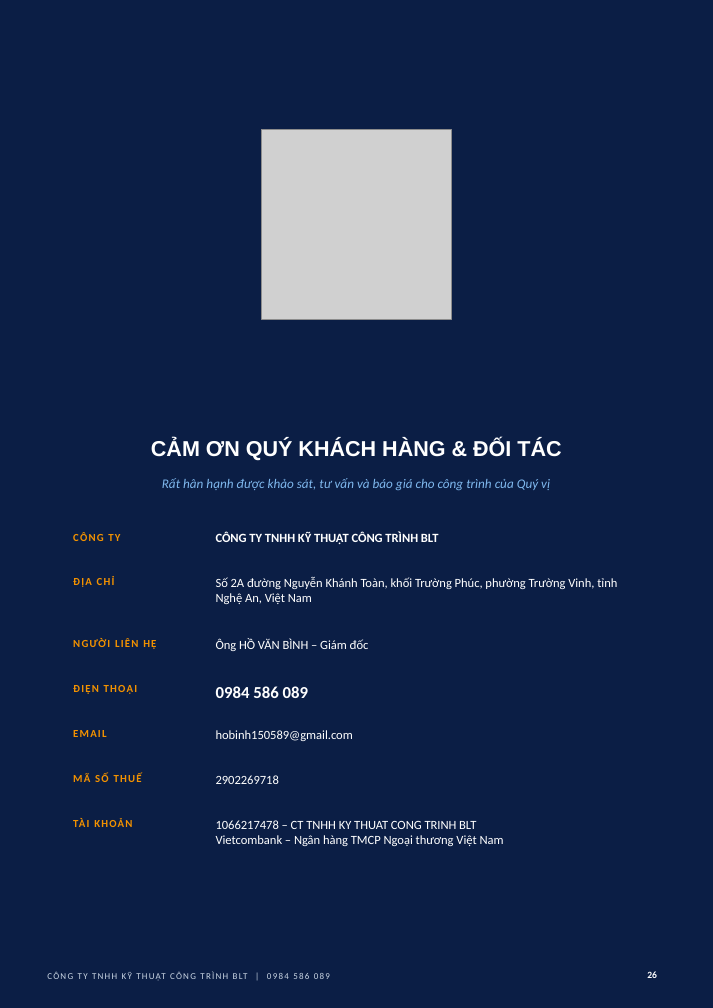
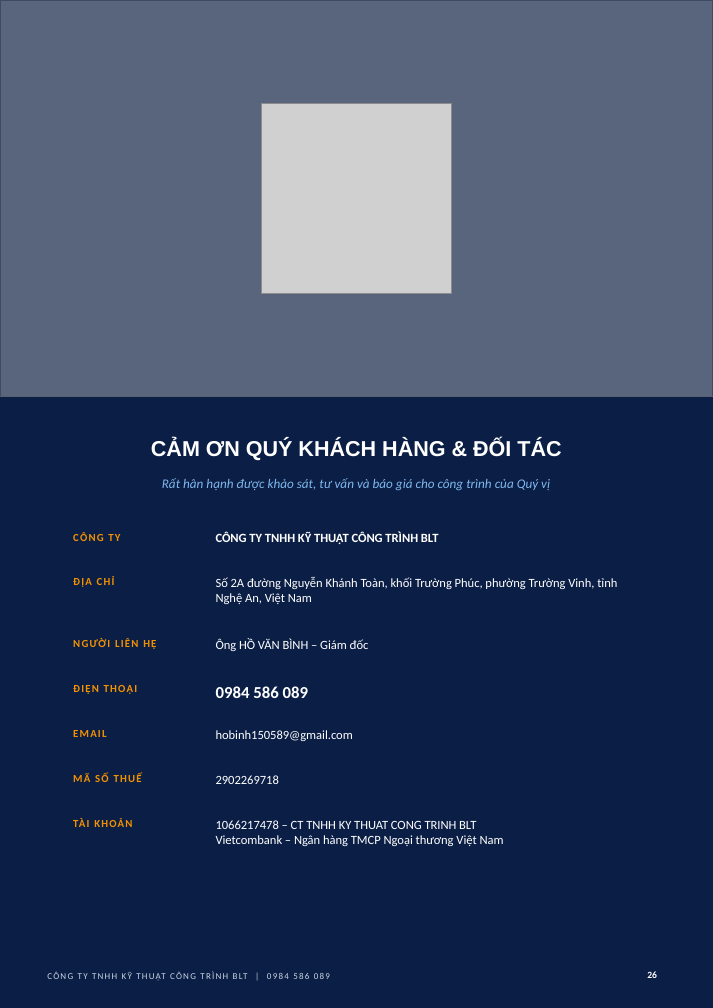
Before and after one commit to haquyenkl2-sys/C-NG-TY-CP-TH-NG-M-I-T-NG-H-P-MINH-PH-T, a slide deck: slide 26 of ho-so-nang-luc-BLT/HO_SO_NANG_LUC_BLT.pptx. Drawn at 713x1008 pixels with LibreOffice and Linux fonts; fonts in the diff are those of the drawing; grey boxes stand for pictures. Boxes give left, top, right and bottom in pixels: in the first picture for what was removed or moved away, otherwise in the second. Text is boxed around its words. In the diff, an @@ line names an element or a change of style, - is before the commit and + after.

```diff
--- a/ho-so-nang-luc-BLT/HO_SO_NANG_LUC_BLT.pptx
+++ b/ho-so-nang-luc-BLT/HO_SO_NANG_LUC_BLT.pptx
@@ picture added at bbox=[0, 0, 713, 397] @@
@@ rectangle added at bbox=[0, 0, 713, 397], fill #0B1E45 at 60% opacity @@
@@ picture: place and size @@
-picture at bbox=[262, 129, 452, 319]
+picture at bbox=[262, 103, 452, 293]
```
Also in this commit, not shown: 1 other slide changed, 3 other files.
